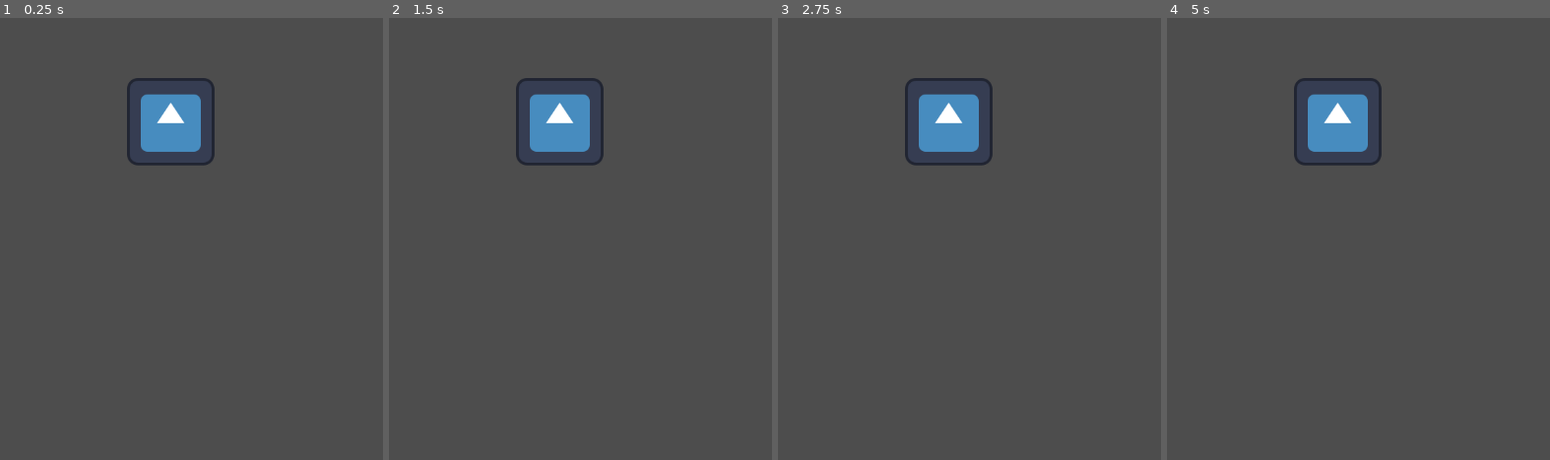
Above: before the commit, frames 1-4 (left to right).
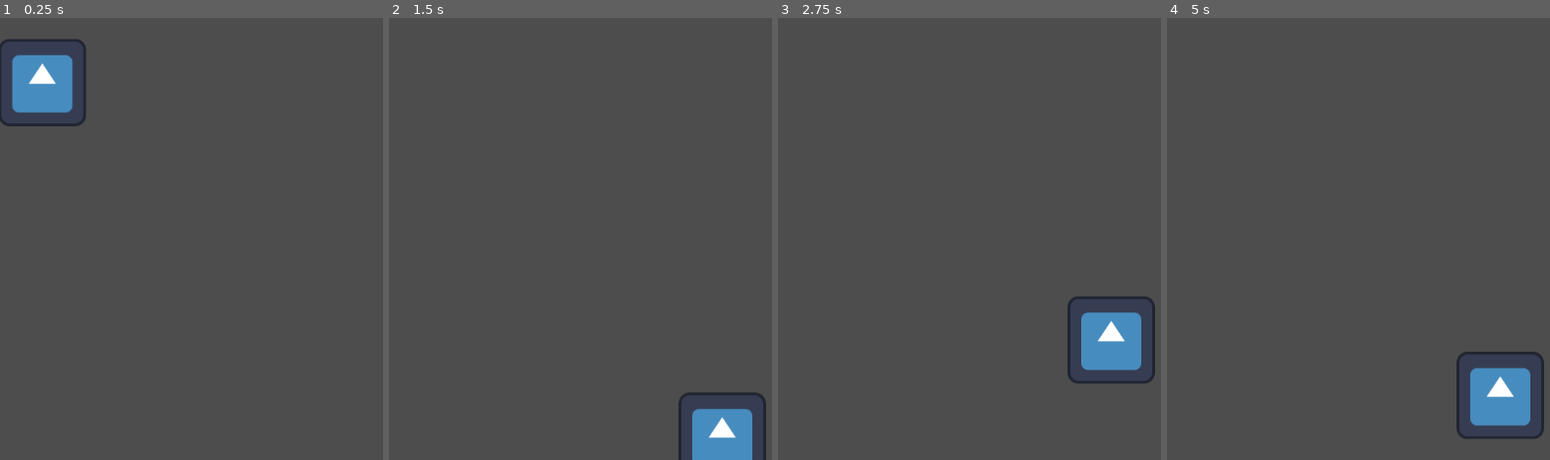
Above: after the commit, the same moments.

Repository: Muadz-coder/Bug-Survival
Game: Godot game, scene res://scenes/level_1.tscn
Same seed, same stepped clock (60 frames per second), same inputs: the game is played once before the commit and once after it. Before the commit the project has no main scene; this scene is started directly in both runs. The engine's default icon, where the game draws it, is replaced by a stand-in: a white triangle on a blue panel in a dark square.
Inputs:
- Up to frame 1 (0.25 s): no input
- Up to frame 2 (1.5 s): tap Enter (ui_accept) at 0.5, 0.6, 0.77, 1.07, 1.35 s; hold Right (ui_right) from 0.53 s (still down)
- Up to frame 3 (2.75 s): tap Enter (ui_accept) at 1.52, 1.82, 2.1 s; release Right (ui_right) at 2.03 s; hold Left (ui_left) from 2.03 s (still down)
- Up to frame 4 (5 s): release Left (ui_left) at 2.78 s; hold Right (ui_right) 2.78-4.28 s; tap Enter (ui_accept) at 2.85, 3.02, 3.32, 3.6, 3.77, 4.07, 4.35, 4.52, 4.82 s; hold Left (ui_left) from 4.28 s (still down)

The runs differ from the first frame. In frame 1, 5.2% of the frame differs, in the area x 0-57%, y 4-34%; in frame 2, 4.8%; in frame 3, 5.2%; in frame 4, 5.3%, in the area x 33-99%, y 13-96%.

Commit message:
Fixing beetle

Diff:
--- /dev/null
+++ b/dodge-bug/prefabs/beetle.tscn
@@ -0,0 +1,18 @@
+[gd_scene format=3 uid="uid://c3yi0wtlj07wd"]
+
+[ext_resource type="Texture2D" uid="uid://gftq7snuyi2v" path="res://icon.svg" id="1_8t6d8"]
+[ext_resource type="Script" uid="uid://dpv76ugpq2y81" path="res://scripts/beetle.gd" id="1_kxsg3"]
+
+[sub_resource type="RectangleShape2D" id="RectangleShape2D_27kw1"]
+size = Vector2(130, 128)
+
+[node name="beetle" type="CharacterBody2D" unique_id=878632873]
+script = ExtResource("1_kxsg3")
+metadata/_edit_group_ = true
+
+[node name="Sprite2D" type="Sprite2D" parent="." unique_id=607462905]
+texture = ExtResource("1_8t6d8")
+
+[node name="CollisionShape2D" type="CollisionShape2D" parent="." unique_id=739742680]
+position = Vector2(-1, 0)
+shape = SubResource("RectangleShape2D_27kw1")
--- a/dodge-bug/project.godot
+++ b/dodge-bug/project.godot
@@ -11,6 +11,7 @@
 [application]
 
 config/name="DodgeBug"
+run/main_scene="uid://2vi5701wmmtv"
 config/features=PackedStringArray("4.6", "GL Compatibility")
 config/icon="res://icon.svg"
 
--- a/dodge-bug/scenes/level_1.tscn
+++ b/dodge-bug/scenes/level_1.tscn
@@ -1,19 +1,8 @@
 [gd_scene format=3 uid="uid://2vi5701wmmtv"]
 
-[ext_resource type="Texture2D" uid="uid://gftq7snuyi2v" path="res://icon.svg" id="1_014kd"]
-
-[sub_resource type="RectangleShape2D" id="RectangleShape2D_bswci"]
-size = Vector2(129, 126)
+[ext_resource type="PackedScene" uid="uid://c3yi0wtlj07wd" path="res://prefabs/beetle.tscn" id="1_014kd"]
 
 [node name="level 1" type="Node2D" unique_id=519151207]
 
-[node name="beetle" type="CharacterBody2D" parent="." unique_id=1121395300]
-position = Vector2(250, 152)
-metadata/_edit_group_ = true
-
-[node name="Sprite2D" type="Sprite2D" parent="beetle" unique_id=635619805]
-texture = ExtResource("1_014kd")
-
-[node name="CollisionShape2D" type="CollisionShape2D" parent="beetle" unique_id=452425949]
-position = Vector2(1.5, 0)
-shape = SubResource("RectangleShape2D_bswci")
+[node name="beetle" parent="." unique_id=878632873 instance=ExtResource("1_014kd")]
+position = Vector2(62, 66)
--- /dev/null
+++ b/dodge-bug/scripts/beetle.gd
@@ -0,0 +1,36 @@
+extends CharacterBody2D
+
+
+
+
+const SPEED = 300.0
+const JUMP_VELOCITY = -500.0
+var start_position = Vector2(488,472)
+
+func _physics_process(delta: float) -> void:
+	# Add the gravity.
+	if not is_on_floor():
+		velocity += get_gravity() * delta
+
+	# Handle jump.
+	if Input.is_action_just_pressed("ui_accept") and is_on_floor():
+		velocity.y = JUMP_VELOCITY
+
+
+	# Get the input direction and handle the movement/deceleration.
+	# As good practice, you should replace UI actions with custom gameplay actions.
+	var direction := Input.get_axis("ui_left", "ui_right")
+	if direction:
+		velocity.x = direction * SPEED
+
+		velocity.x = move_toward(velocity.x, 0, SPEED)
+
+	move_and_slide()
+
+
+	#RespawnVoid
+	if position.y > 1000:
+		respawn()
+
+func respawn():
+	position = start_position
Not shown, added: dodge-bug/scripts/beetle.gd.uid
